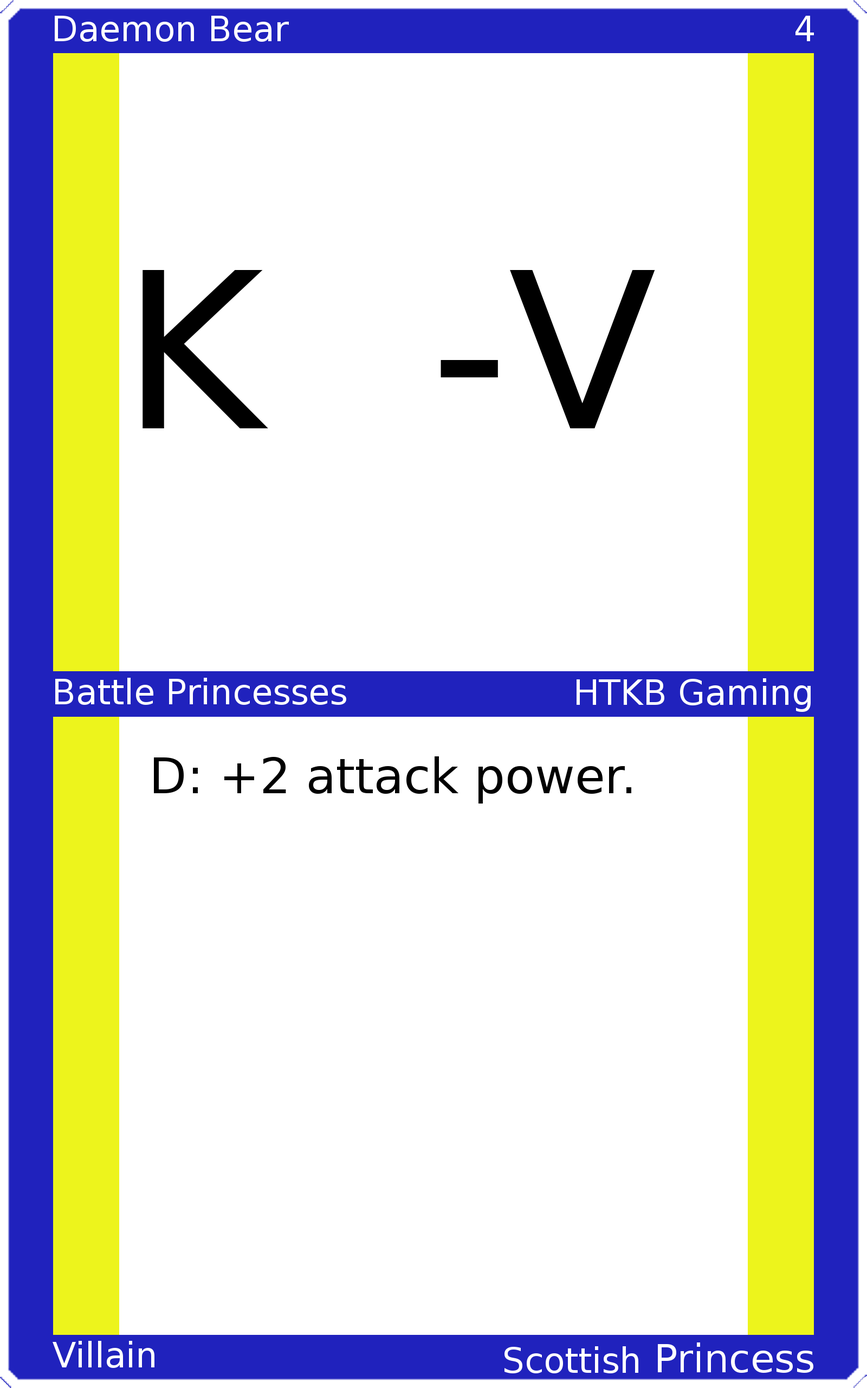
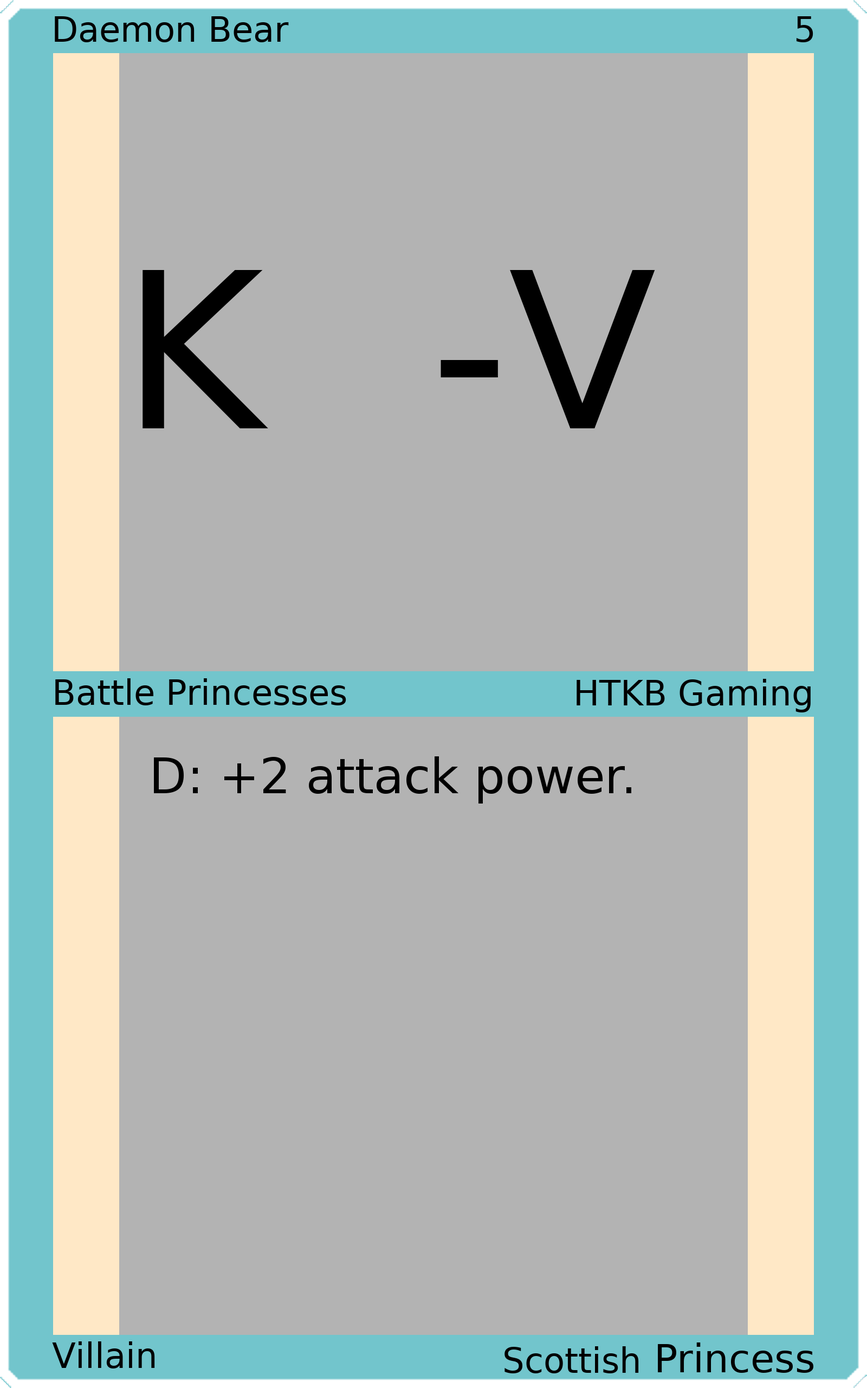
Comparing the layer stacks of the two 867x1388 images. Changes:
painted on "Upper Left" over [left=54, top=15, right=289, bottom=43]
painted on "Upper Right" over [left=795, top=15, right=815, bottom=43]
painted on "Mid Left" over [left=55, top=677, right=347, bottom=706]
painted on "Mid Right" over [left=576, top=678, right=811, bottom=713]
painted on "Bottom Left" over [left=52, top=1340, right=156, bottom=1369]
painted on "Bottom Right" over [left=504, top=1342, right=814, bottom=1373]
painted on "Border" over [left=0, top=0, right=867, bottom=1388]
painted on "Top Background" over [left=119, top=52, right=748, bottom=673]
painted on "Bottom Background" over [left=119, top=715, right=748, bottom=1336]
painted on "Background" over [left=35, top=35, right=832, bottom=1352]
